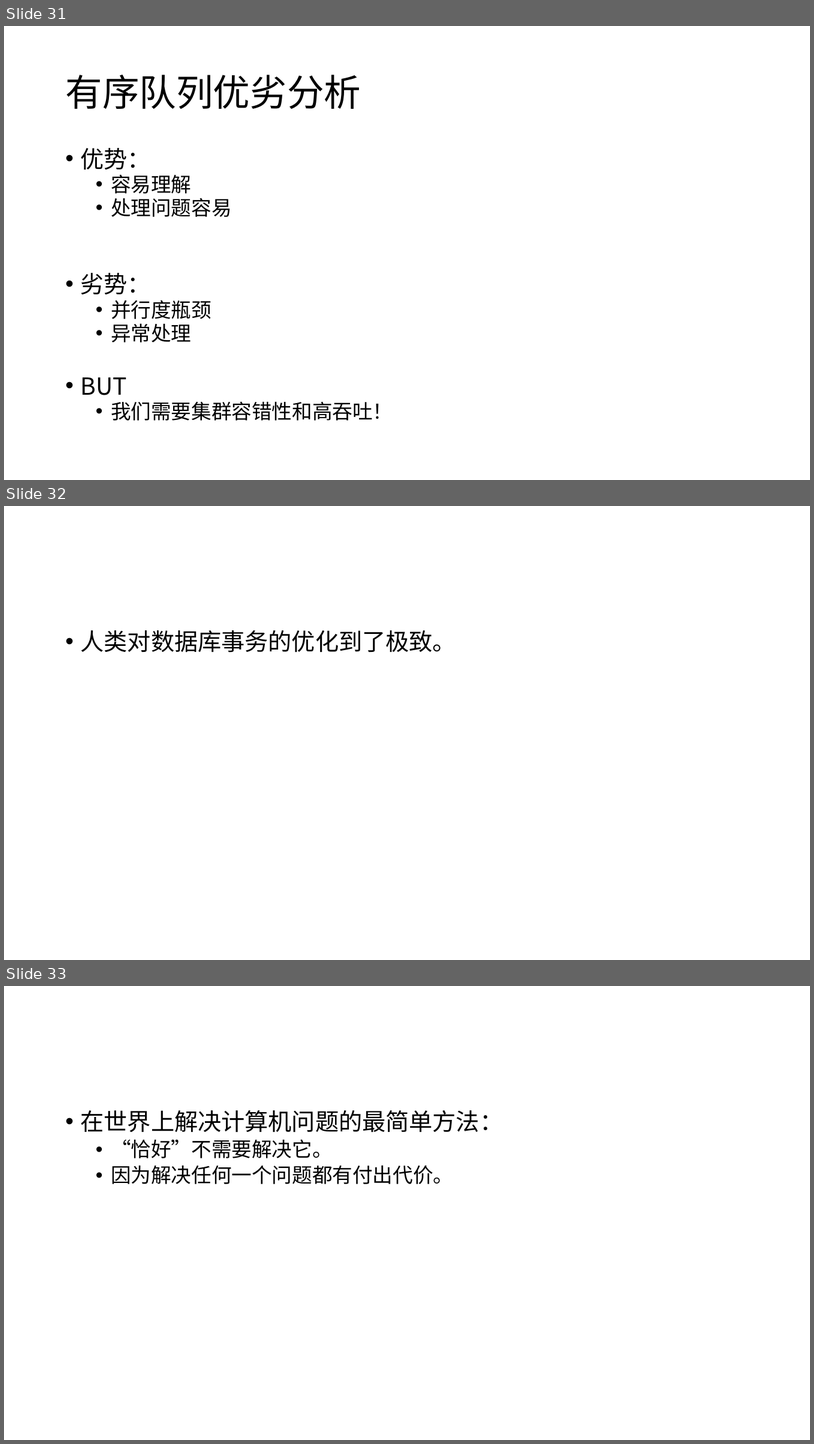
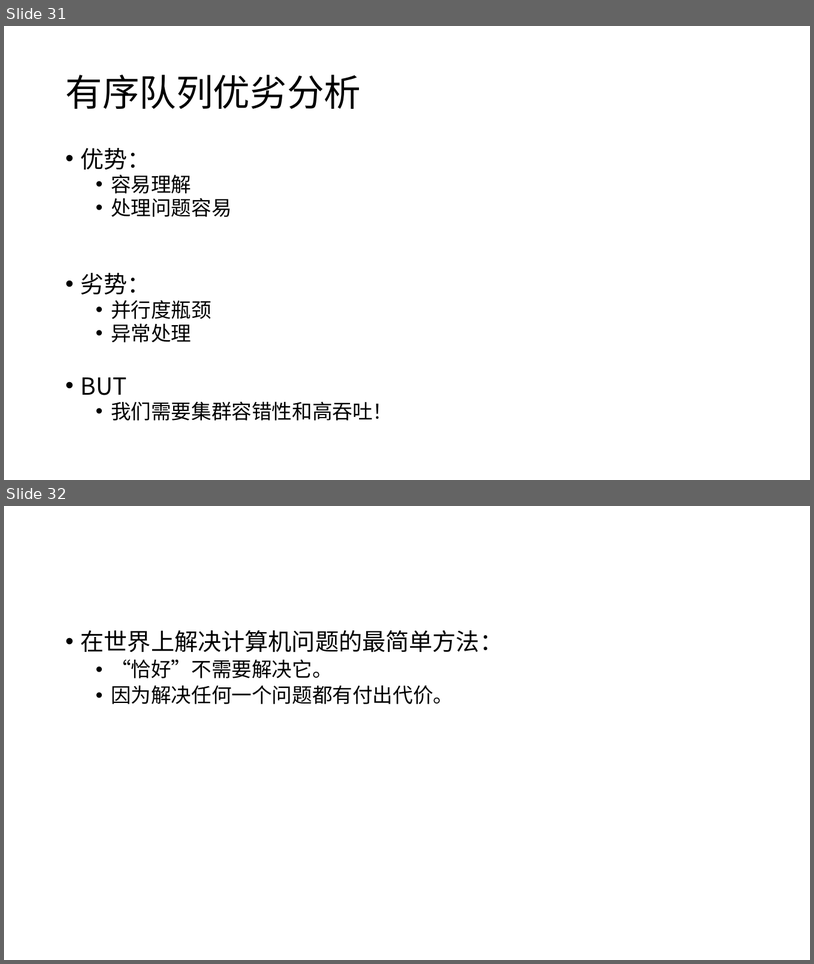
Before and after one commit to xiaozhiliaoo/my-slides, a slide deck: 简单理解mq.pptx. Shown one above the other, each under a label of ours: slides 31, 32 and 33 before the commit, slides 31 and 32 after it. The pictures are 814x1444 and 814x964 pixels, drawn with LibreOffice and Linux fonts; fonts in the diff are those of the drawing. Boxes give left, top, right and bottom in pixels: in the first picture for what was removed or moved away, otherwise in the second. Text is boxed around its words. In the diff, an @@ line names an element or a change of style, - is before the commit and + after.

```diff
--- a/简单理解mq.pptx
+++ b/简单理解mq.pptx
@@ slide 32 removed at box(4, 506, 810, 960), background #FFFFFF @@
@@ text removed at box(81, 630, 456, 652) @@
-• 人类对数据库事务的优化到了极致。
@@ what was slide 33 is now slide 32 @@
```
Also in this commit, not shown: 6 other slides removed.
